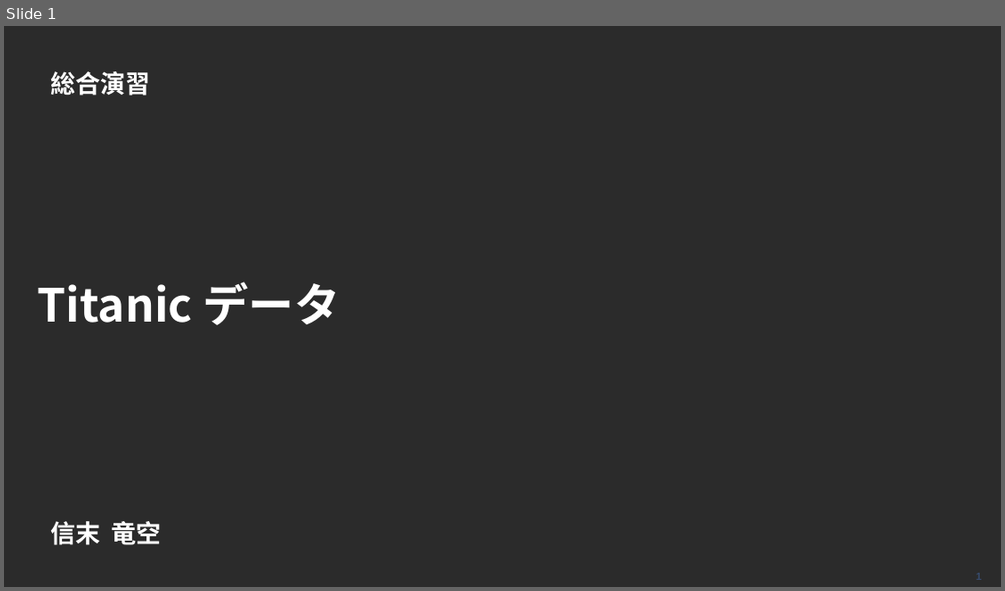
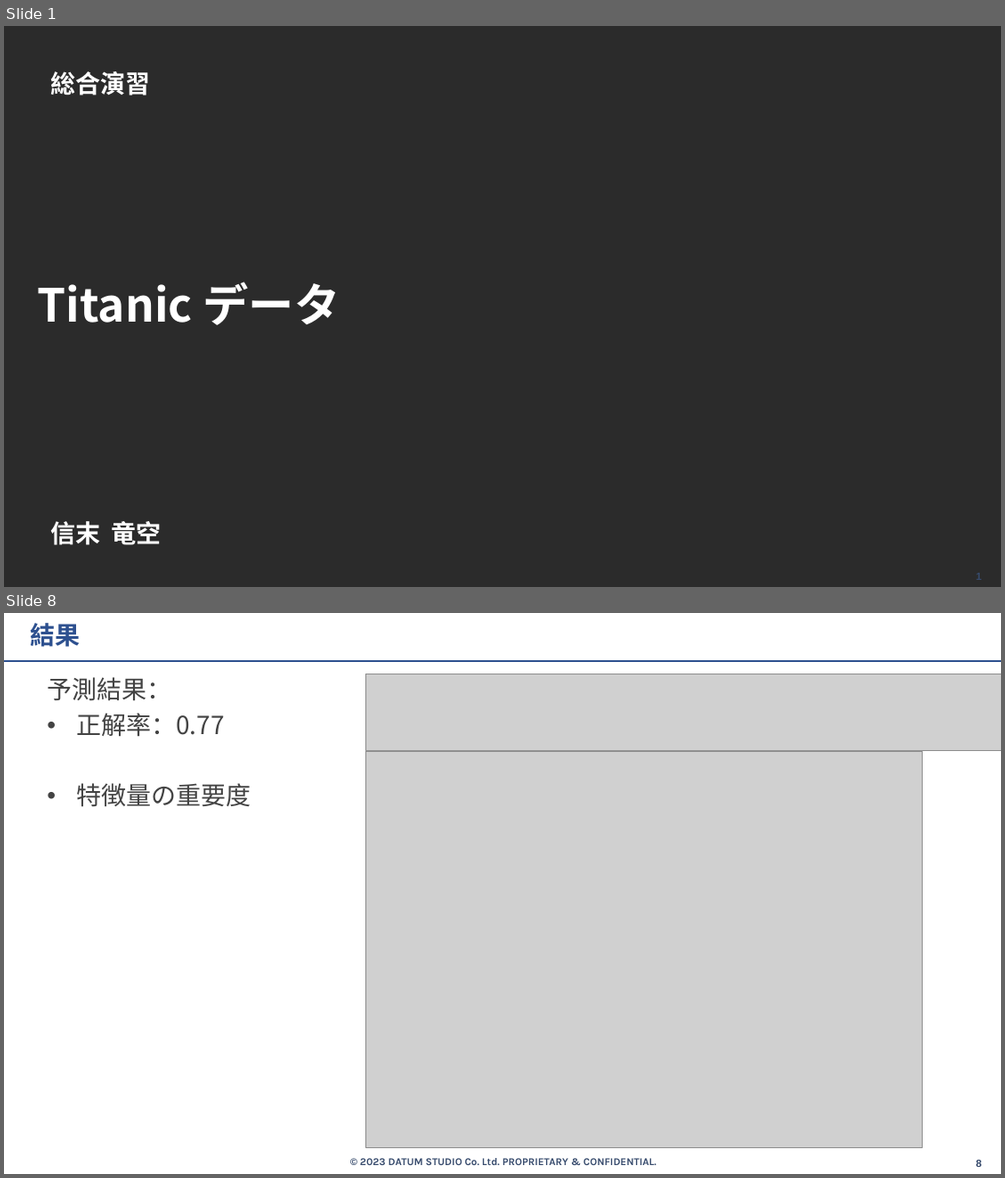
Before and after one commit to beuxor/ensyu_integrated, a slide deck: slides/NOBUSUE_Ryuku_Titanic.pptx. Shown one above the other, each under a label of ours: slide 1 before the commit, slides 1 and 8 after it; the slides between them are not shown. The pictures are 1005x591 and 1005x1178 pixels, drawn with LibreOffice and Linux fonts; fonts in the diff are those of the drawing; grey boxes stand for pictures; background and template pictures are left out; a plain dark background stands for a picture behind light text. Boxes give left, top, right and bottom in pixels: in the first picture for what was removed or moved away, otherwise in the second. Text is boxed around its words. In the diff, an @@ line names an element or a change of style, - is before the commit and + after.

```diff
--- a/slides/NOBUSUE_Ryuku_Titanic.pptx
+++ b/slides/NOBUSUE_Ryuku_Titanic.pptx
@@ slide 8 added at [4, 613, 1001, 1174], background #FFFFFF; not listed: 1 template element that a slide beside it also shows @@
@@ title added at [30, 623, 80, 647], 24 pt, text #2D508F, bold @@
+結果
@@ line added from (4, 661) to (1001, 661), #2D508F 1 pt @@
@@ text added at [47, 677, 251, 807], 24 pt, text #434343 @@
+予測結果：
+• 正解率：0.77
+• 特徴量の重要度
@@ picture added at [365, 674, 1001, 751] @@
@@ picture added at [365, 751, 922, 1147] @@
@@ text added at [360, 1158, 656, 1165], 10 pt, text #374B6D, bold @@
+© 2023 DATUM STUDIO Co. Ltd. PROPRIETARY & CONFIDENTIAL.
```
Also in this commit, not shown: 3 slides changed, 19 other slides added, 12 slides removed, 4 other files.
